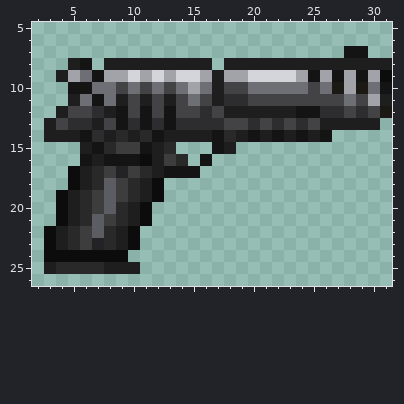
File history of a pixel-art sprite, Resources/Textures/_Funkystation/Objects/Weapons/Guns/Pistols/wyvern.rsi/icon.png. Above, as it was before the edit.
The file is 32x32 pixels. Colours within 5 levels of each other are drawn and written as one. Shown: x 2..31, y 5..26.
New version:
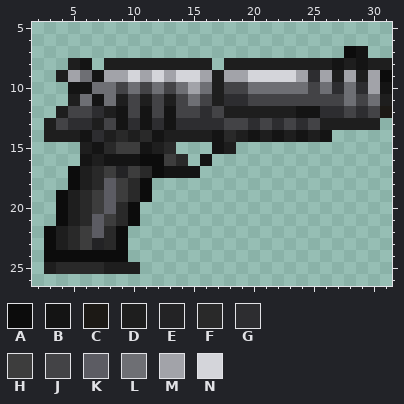
Palette (. is transparent): A #0c0c0c  B #141414  C #1c1915  D #1e1e1e  E #232325  F #292929  G #2d2d30  H #3d3d3d  J #434346  K #5c5c63  L #6e6f74  M #a2a3a9  N #d4d5da
Diff:
y 7: x 28 B -> A
y 8: x 27 D -> B; x 29 D -> B
y 9: x 25 B -> G; x 27 B -> D; x 29 B -> D
y 10: x 27..30 CMCL -> GLGM
y 11: x 30 M -> L
y 16..17: x 12 D -> A
y 18..19: x 11..12 DA -> A.
y 20..21: x 10..11 DA -> A.
y 22..23: x 9..10 DA -> A.
Pixel boxes of the changes (left, top, right, bottom) in both pictures:
changed: (308, 46, 380, 106)
changed: (116, 154, 164, 250)
